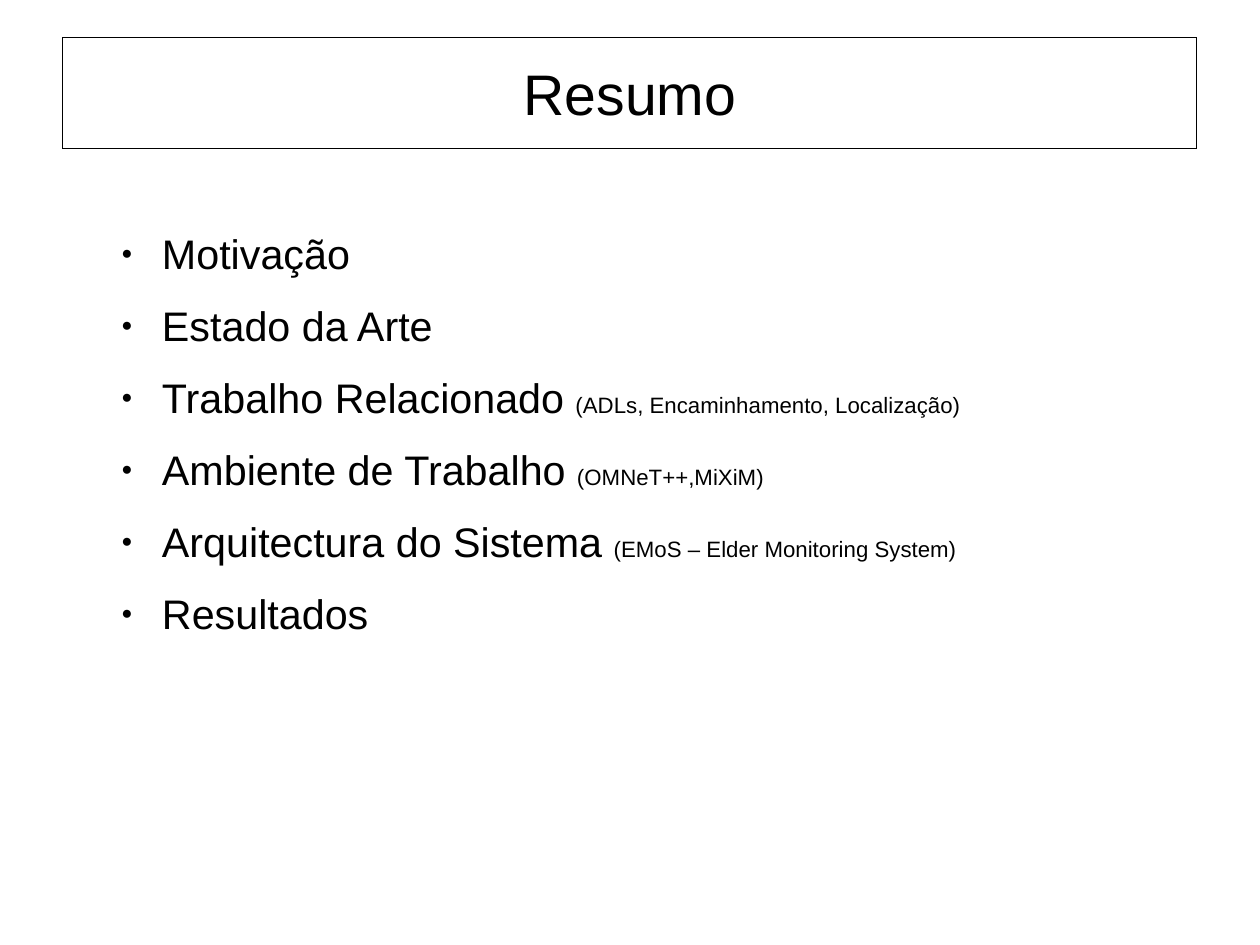
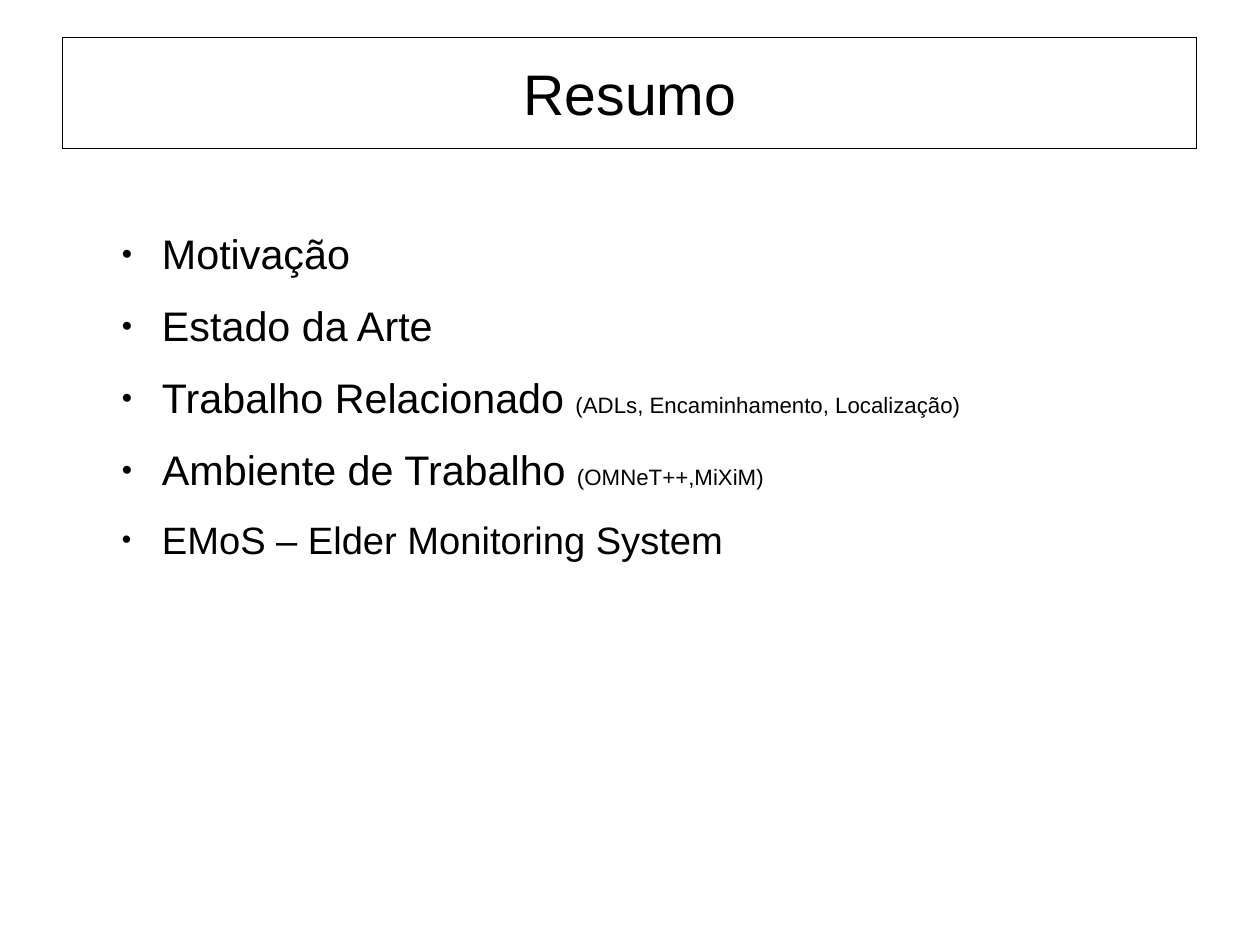
Before and after one commit to mnobrega/Tese, a slide deck: slide 2 of presentation/thesis_presentation.odp. Drawn at 1260x945 pixels with LibreOffice and Linux fonts; fonts in the diff are those of the drawing. Boxes give left, top, right and bottom in pixels: in the first picture for what was removed or moved away, otherwise in the second. Text is boxed around its words. In the diff, an @@ line names an element or a change of style, - is before the commit and + after.

Commit message:
Added presentation

```diff
--- a/presentation/thesis_presentation.odp
+++ b/presentation/thesis_presentation.odp
@@ text at <box>162,526,723,562</box>: text changed; size 26 to 24 pt @@
-● Arquitectura do Sistema (EMoS – Elder Monitoring System)
-● Resultados
+● EMoS – Elder Monitoring System
```
Also in this commit, not shown: 1 other slide changed, 24 slides added, 43 other files.
